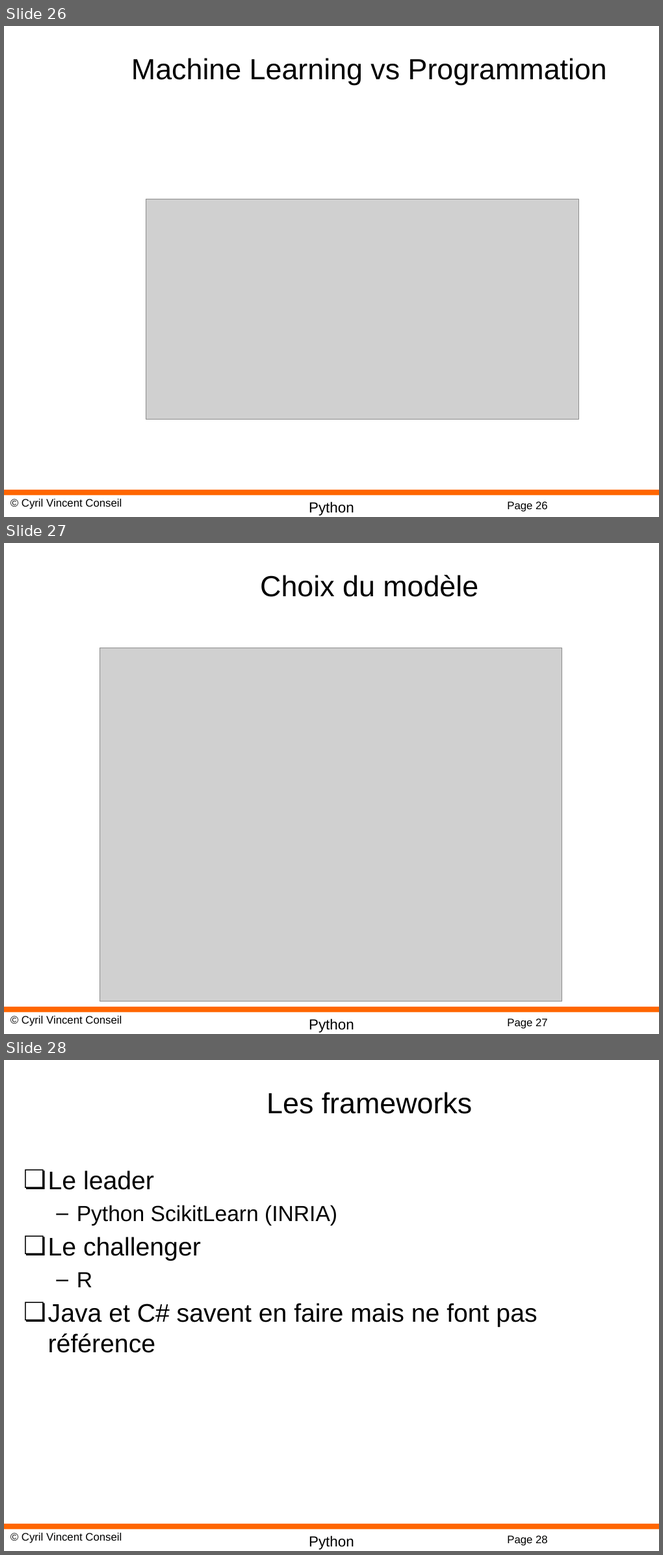
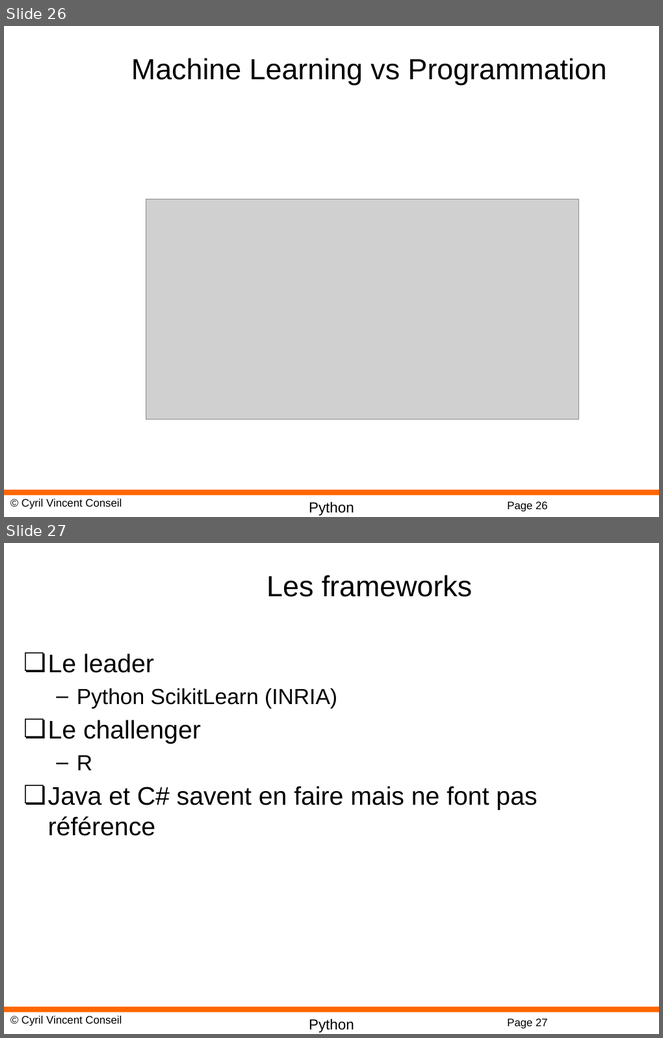
Before and after one commit to cyrilvincent/ML, a slide deck: PPT/MachineLearning01-Intro.pptx. Shown one above the other, each under a label of ours: slides 26, 27 and 28 before the commit, slides 26 and 27 after it. The pictures are 663x1555 and 663x1038 pixels, drawn with LibreOffice and Linux fonts; fonts in the diff are those of the drawing; grey boxes stand for pictures; background and template pictures are left out. Boxes give left, top, right and bottom in pixels: in the first picture for what was removed or moved away, otherwise in the second. Text is boxed around its words. In the diff, an @@ line names an element or a change of style, - is before the commit and + after.

```diff
--- a/PPT/MachineLearning01-Intro.pptx
+++ b/PPT/MachineLearning01-Intro.pptx
@@ slide 27 removed at [4,543,659,1034], background #FFFFFF; not listed: 4 template elements that a slide beside it also shows @@
@@ title removed at [260,575,478,597] @@
-Choix du modèle
@@ picture removed at [100,648,562,1002] @@
@@ what was slide 28 is now slide 27 @@
@@ page number at [507,1019,548,1029]: text changed @@
-Page 28
+Page 27
```
Also in this commit, not shown: 1 slide changed, 5 other files.
